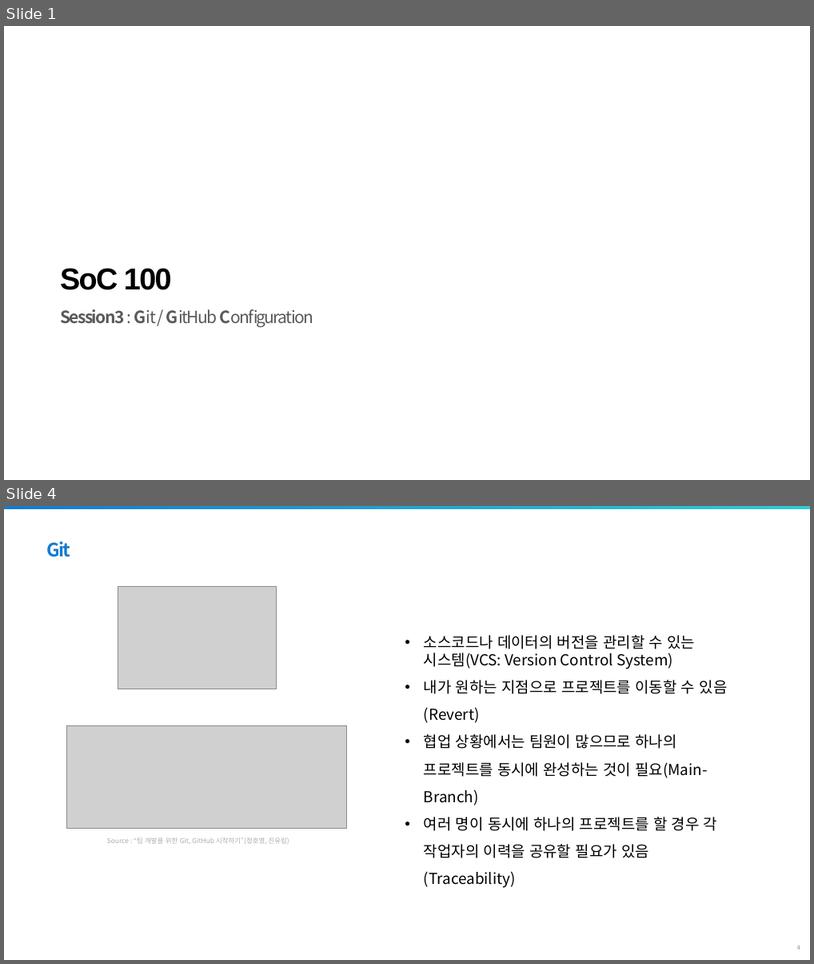
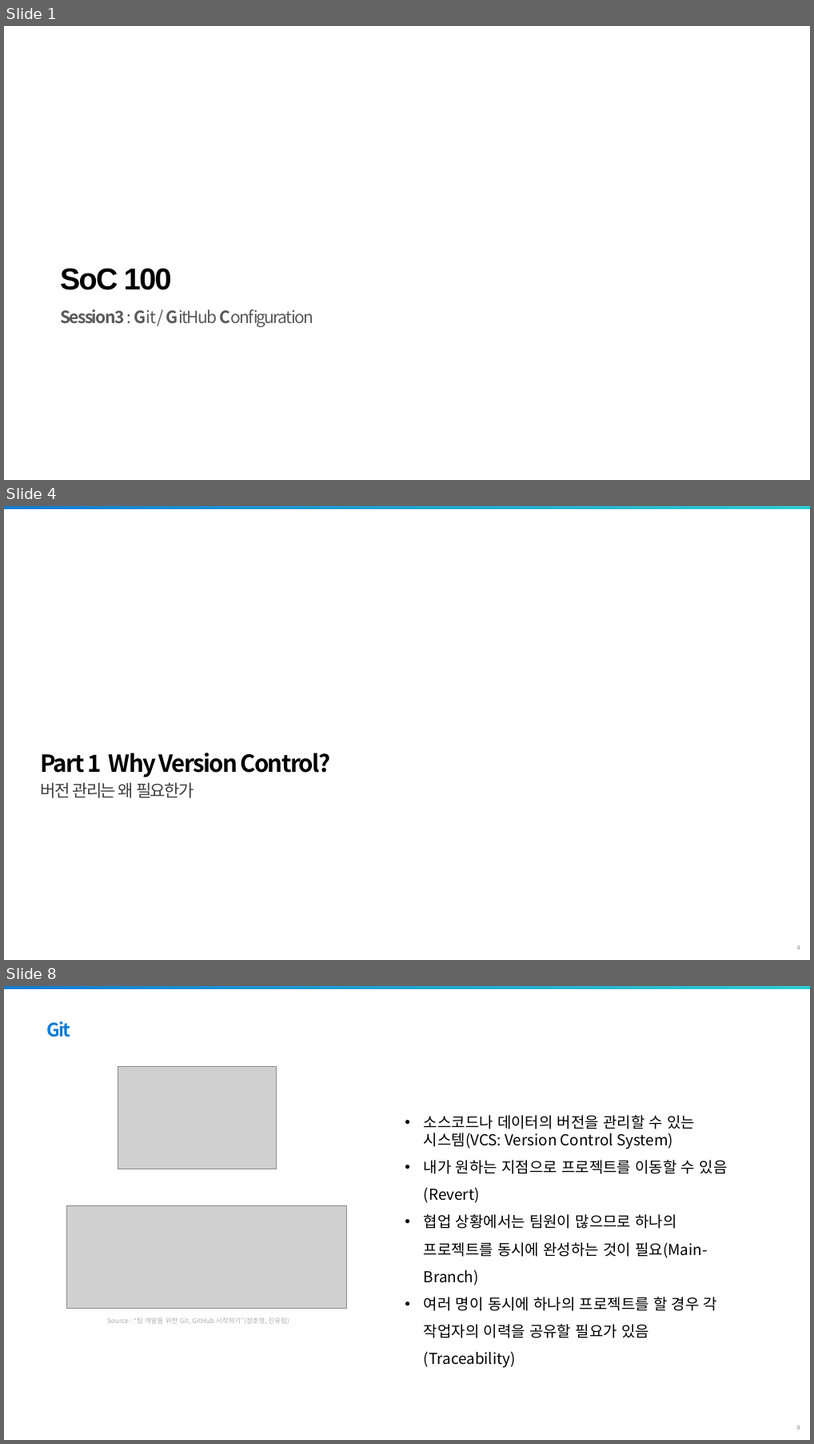
Before and after one commit to jaewoojun070225/gachon2026, a slide deck: 학습파일/SoC100_3.pptx. Shown one above the other, each under a label of ours: slides 1 and 4 before the commit, slides 1, 4 and 8 after it; the slides between them are not shown. The pictures are 814x964 and 814x1444 pixels, drawn with LibreOffice and Linux fonts; fonts in the diff are those of the drawing; grey boxes stand for pictures; background and template pictures are left out. Boxes give left, top, right and bottom in pixels: in the first picture for what was removed or moved away, otherwise in the second. Text is boxed around its words. In the diff, an @@ line names an element or a change of style, - is before the commit and + after.

```diff
--- a/학습파일/SoC100_3.pptx
+++ b/학습파일/SoC100_3.pptx
@@ slide 4 added at bbox=[4, 506, 810, 960], background #FFFFFF; not listed: 2 template elements that a slide beside it also shows @@
@@ title added at bbox=[40, 752, 331, 777], 28 pt, text #000000, bold @@
+Part 1 Why Version Control?
@@ text added at bbox=[40, 782, 194, 798], 20 pt, text #404040 @@
+버전 관리는 왜 필요한가
@@ what was slide 4 is now slide 8 @@
```
Also in this commit, not shown: 11 slides changed, 21 other slides added, 2 other files.
